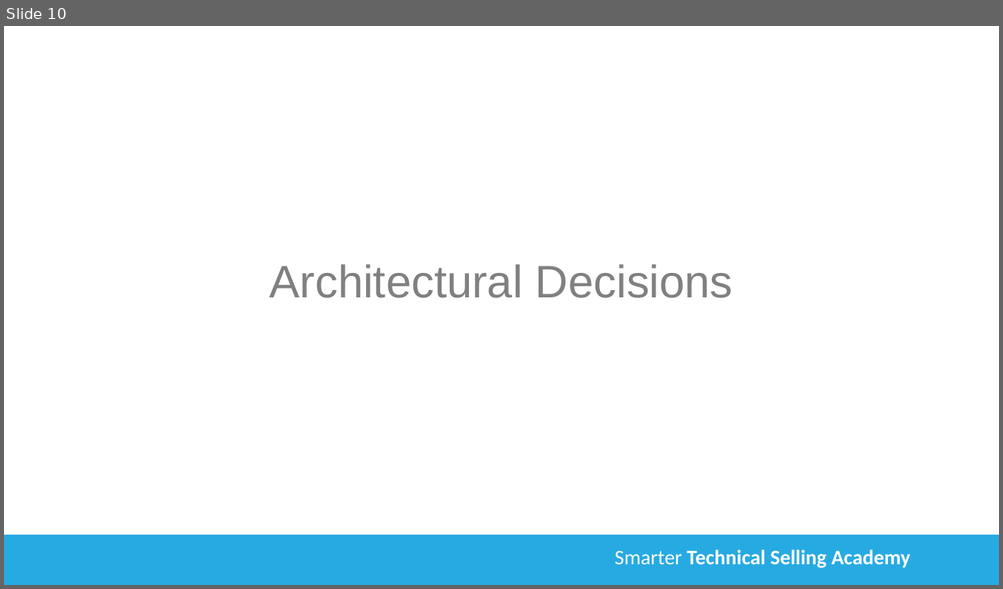
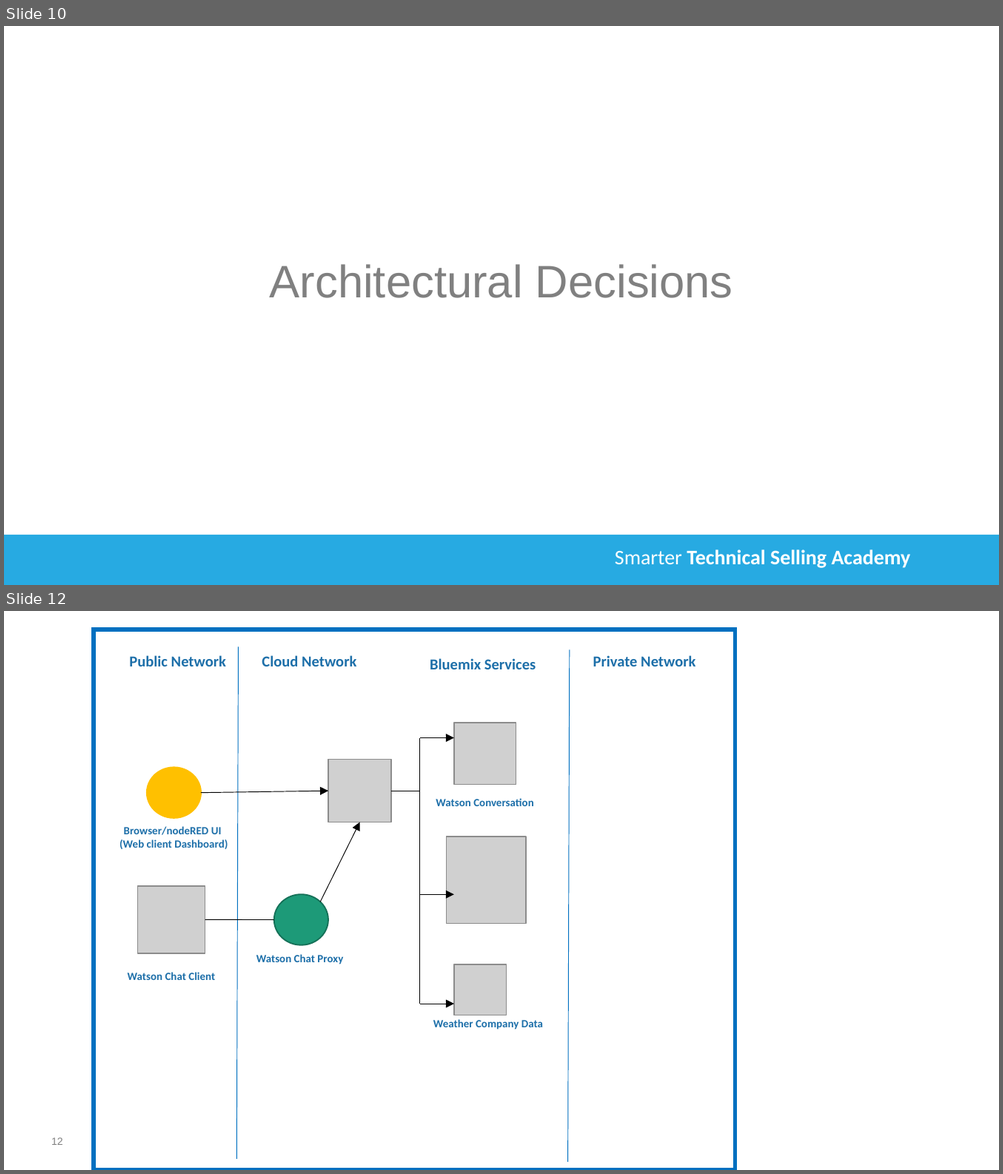
Before and after one commit to team-wolfpack/CnCGroundUp, a slide deck: Intro-Lab2.pptx. Shown one above the other, each under a label of ours: slide 10 before the commit, slides 10 and 12 after it; the slides between them are not shown. The pictures are 1003x589 and 1003x1174 pixels, drawn with LibreOffice and Linux fonts; fonts in the diff are those of the drawing; grey boxes stand for pictures; background and template pictures are left out. Boxes give left, top, right and bottom in pixels: in the first picture for what was removed or moved away, otherwise in the second. Text is boxed around its words. In the diff, an @@ line names an element or a change of style, - is before the commit and + after.

```diff
--- a/Intro-Lab2.pptx
+++ b/Intro-Lab2.pptx
@@ slide 12 added at (4,611,999,1170), background #FFFFFF @@
@@ rectangle added at (94,629,735,1170), outline #0070C0 3 pt @@
@@ line added from (238, 647) to (236, 1159), #0070C0 0.5 pt @@
@@ line added from (569, 649) to (568, 1162), #0070C0 0.5 pt @@
@@ text added at (129,655,226,667), 11 pt, text #1D6FA9, bold @@
+Public Network
@@ text added at (262,655,356,667), 11 pt, text #1D6FA9, bold @@
+Cloud Network
@@ text added at (430,658,535,669), 11 pt, text #1D6FA9, bold @@
+Bluemix Services
@@ text added at (593,655,695,667), 11 pt, text #1D6FA9, bold @@
+Private Network
@@ line added from (420, 738) to (420, 1004), #000000 0.5 pt @@
@@ arrow added from (420, 738) to (453, 738), #000000 0.5 pt @@
@@ picture added at (453,723,515,784) @@
@@ picture added at (328,759,391,822) @@
@@ ellipse added at (148,767,201,818), fill #FFC000, outline #FFC000 1 pt @@
@@ arrow added from (201, 793) to (328, 791), #000000 0.5 pt @@
@@ line added from (391, 791) to (420, 791), #000000 0.5 pt @@
@@ text added at (435,798,533,806), 8 pt, text #1D6FA9, bold @@
+Watson Conversation
@@ text added at (119,826,227,849), 8 pt, text #1D6FA9, bold @@
+Browser/nodeRED UI
+(Web client Dashboard)
@@ arrow added from (320, 903) to (360, 822), #000000 0.5 pt @@
@@ picture added at (447,837,526,923) @@
@@ picture added at (137,886,205,954) @@
@@ ellipse added at (273,894,327,945), fill #1D9A78, outline #157259 1 pt @@
@@ arrow added from (420, 894) to (453, 894), #000000 0.5 pt @@
@@ line added from (205, 920) to (273, 920), #000000 0.5 pt @@
@@ text added at (256,954,343,965), 8 pt, text #1D6FA9, bold @@
+Watson Chat Proxy
@@ picture added at (453,965,505,1016) @@
@@ text added at (128,972,215,980), 8 pt, text #1D6FA9, bold @@
+Watson Chat Client
@@ arrow added from (420, 1004) to (453, 1004), #000000 0.5 pt @@
@@ text added at (433,1019,543,1030), 8 pt, text #1D6FA9, bold @@
+Weather Company Data
@@ page number added at (51,1138,63,1145), 7.5 pt, text #808080 @@
+12
```
Also in this commit, not shown: 1 slide changed, 1 other slide added, 2 other files.
